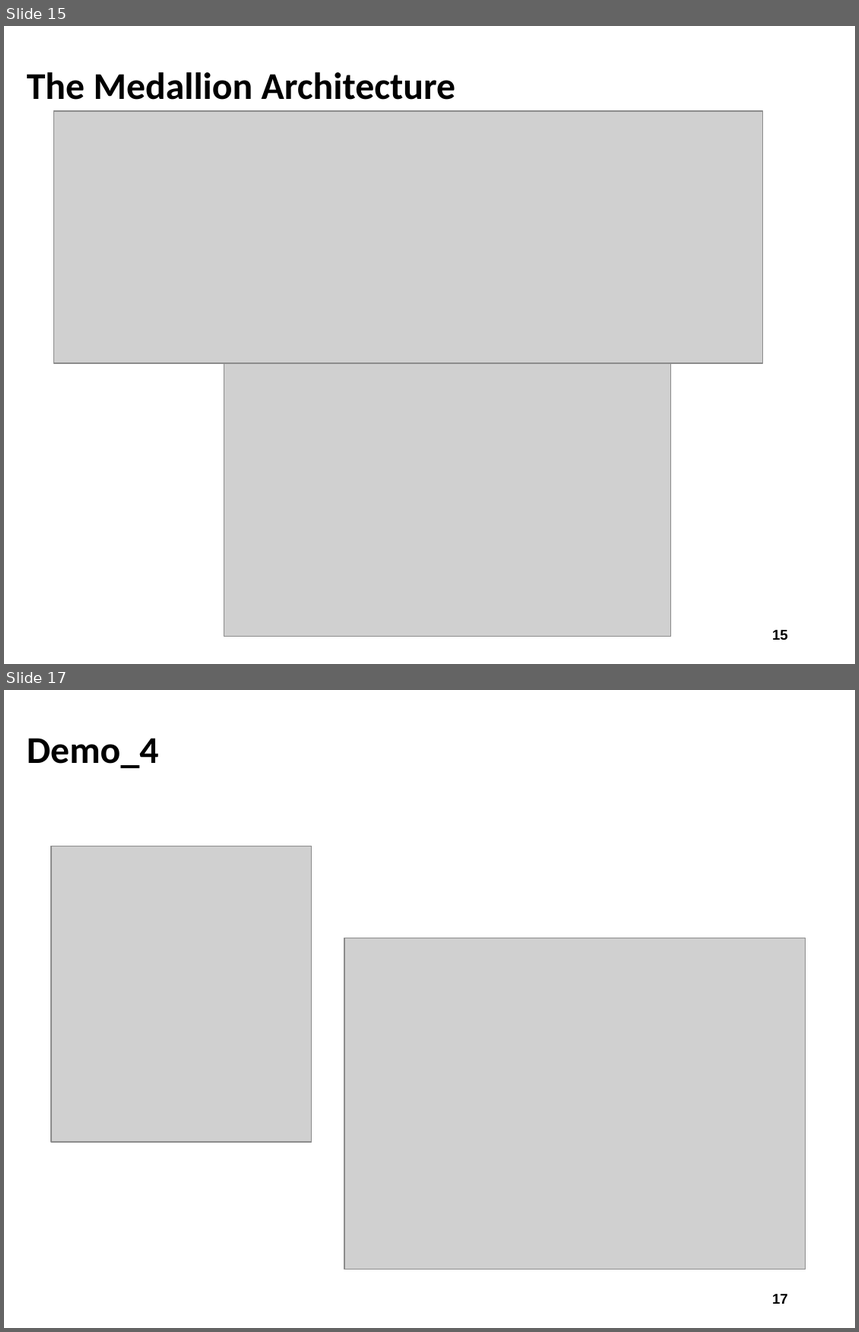
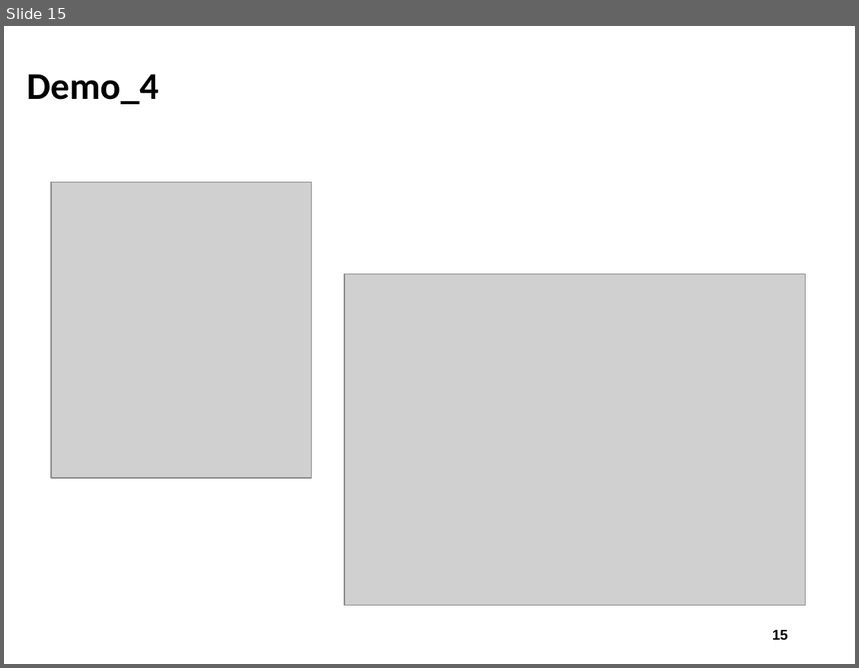
Before and after one commit to Noyii/NUS-Study-Material, a slide deck: Sem 2/Big Data for Data Science/Lectures/Lecture 11 - Delta Lake.pptx. Shown one above the other, each under a label of ours: slides 15 and 17 before the commit, slide 15 after it; the slides between them are not shown. The pictures are 859x1332 and 859x668 pixels, drawn with LibreOffice and Linux fonts; fonts in the diff are those of the drawing; grey boxes stand for pictures. Boxes give left, top, right and bottom in pixels: in the first picture for what was removed or moved away, otherwise in the second. Text is boxed around its words. In the diff, an @@ line names an element or a change of style, - is before the commit and + after.

```diff
--- a/Sem 2/Big Data for Data Science/Lectures/Lecture 11 - Delta Lake.pptx
+++ b/Sem 2/Big Data for Data Science/Lectures/Lecture 11 - Delta Lake.pptx
@@ slide 15 removed at (4, 26, 855, 664), background #FFFFFF @@
@@ title removed at (27, 72, 456, 100) @@
-The Medallion Architecture
@@ picture removed at (53, 111, 762, 363) @@
@@ picture removed at (224, 363, 671, 636) @@
@@ page number removed at (772, 630, 788, 641) @@
-15
@@ what was slide 17 is now slide 15 @@
@@ page number at (772, 630, 788, 641): text changed @@
-17
+15
```
Also in this commit, not shown: 1 slide changed, 1 other slide removed, 15 other files.
